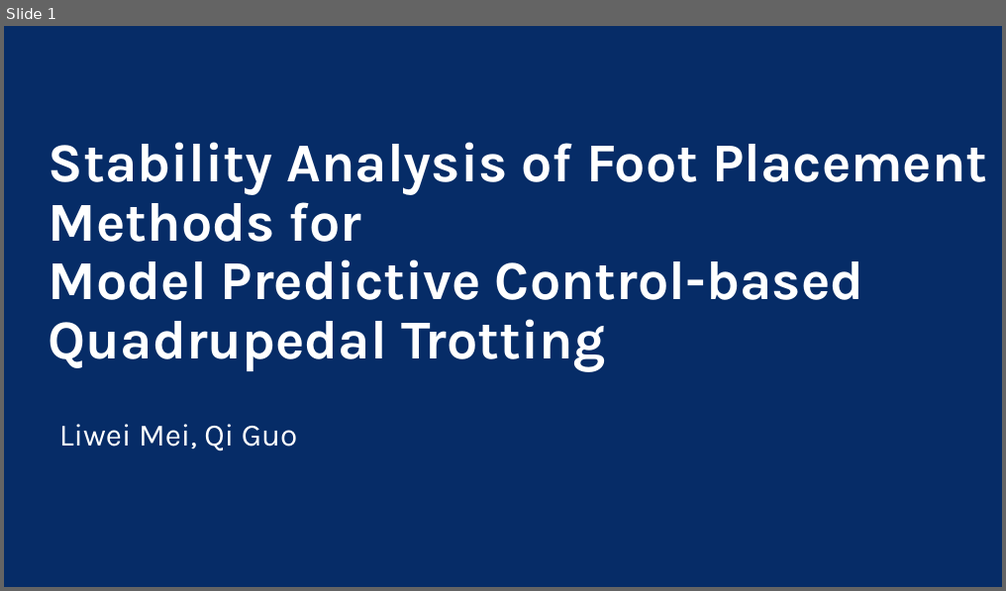
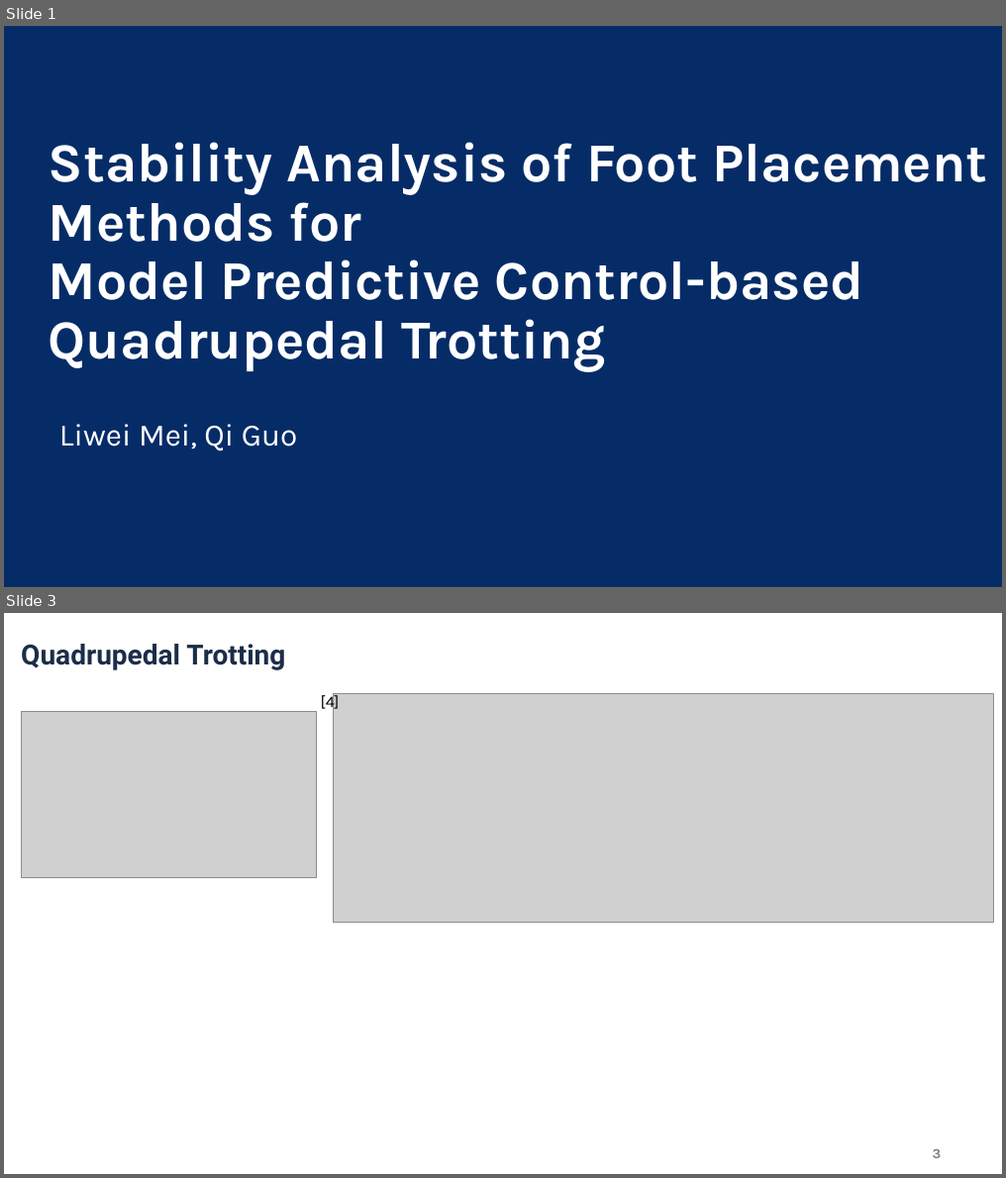
Before and after one commit to Meilili031010/locomotion-dynamics, a slide deck: presentation/final_presentation.pptx. Shown one above the other, each under a label of ours: slide 1 before the commit, slides 1 and 3 after it; the slides between them are not shown. The pictures are 1006x591 and 1006x1178 pixels, drawn with LibreOffice and Linux fonts; fonts in the diff are those of the drawing; grey boxes stand for pictures; background and template pictures are left out; a plain dark background stands for a picture behind light text. Boxes give left, top, right and bottom in pixels: in the first picture for what was removed or moved away, otherwise in the second. Text is boxed around its words. In the diff, an @@ line names an element or a change of style, - is before the commit and + after.

```diff
--- a/presentation/final_presentation.pptx
+++ b/presentation/final_presentation.pptx
@@ slide 3 added at bbox=[4, 613, 1002, 1174], background #FFFFFF @@
@@ title added at bbox=[21, 644, 285, 670], 20 pt, text #1C2D49, bold @@
+Quadrupedal Trotting
@@ text added at bbox=[321, 693, 340, 712], 20 pt, text #000000 @@
+[4]
@@ picture added at bbox=[334, 694, 994, 923] @@
@@ picture added at bbox=[22, 712, 318, 878] @@
@@ page number added at bbox=[933, 1150, 942, 1158], 10 pt, text #808080, bold @@
+3
```
Also in this commit, not shown: 5 slides changed, 7 other slides added, 6 slides removed, 1 other file.
